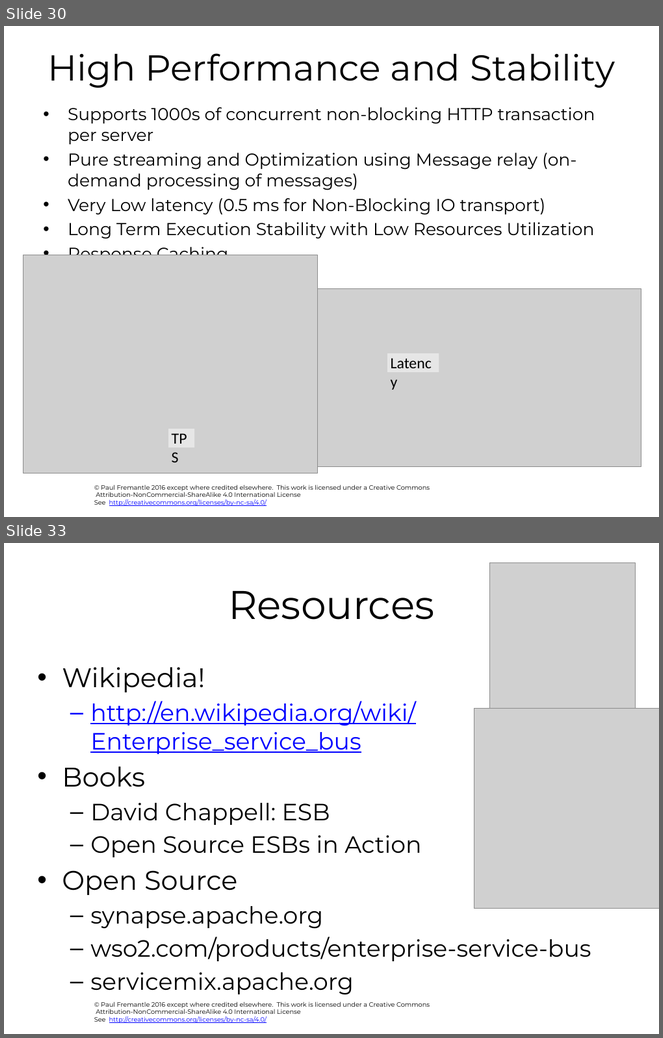
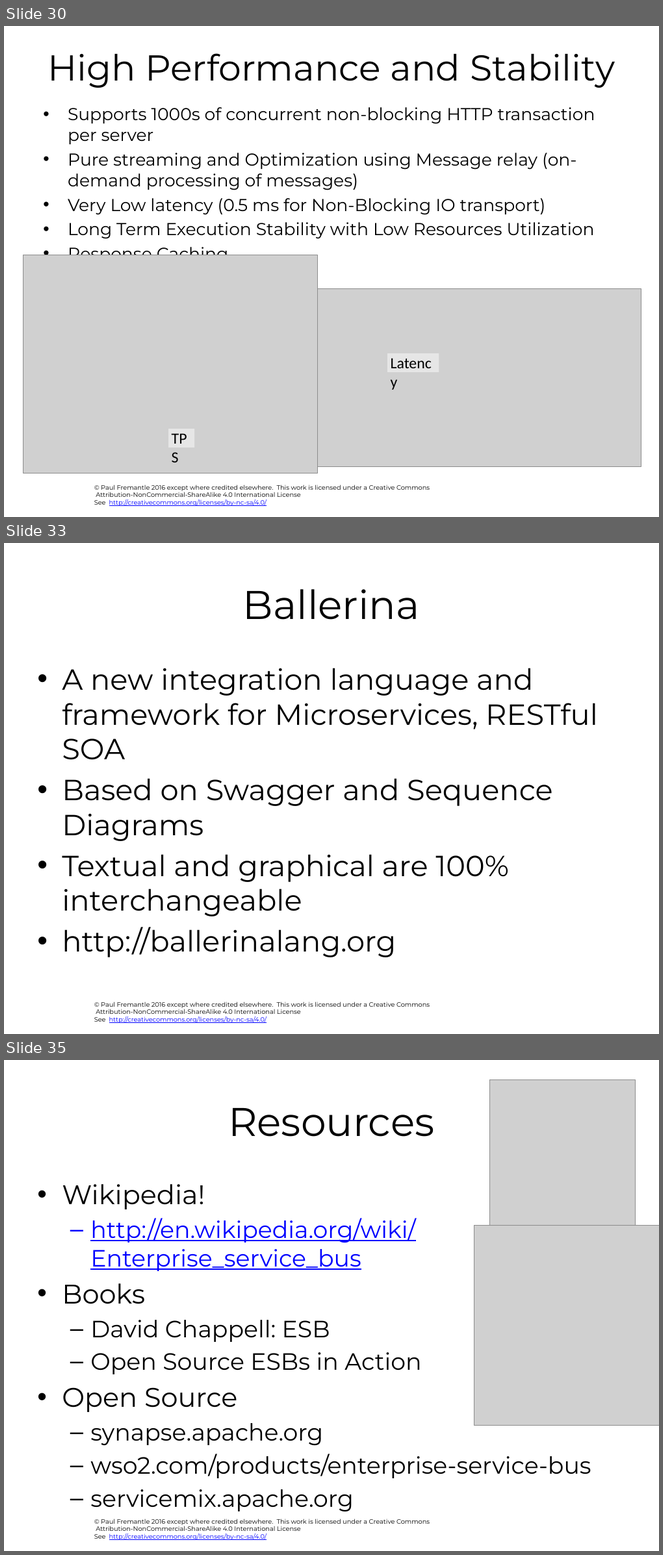
Before and after one commit to pzfreo/ox-soa, a slide deck: presentation-source/10-integration.pptx. Shown one above the other, each under a label of ours: slides 30 and 33 before the commit, slides 30, 33 and 35 after it; the slides between them are not shown. The pictures are 663x1038 and 663x1555 pixels, drawn with LibreOffice and Linux fonts; fonts in the diff are those of the drawing; grey boxes stand for pictures; background and template pictures are left out. Boxes give left, top, right and bottom in pixels: in the first picture for what was removed or moved away, otherwise in the second. Text is boxed around its words. In the diff, an @@ line names an element or a change of style, - is before the commit and + after.

```diff
--- a/presentation-source/10-integration.pptx
+++ b/presentation-source/10-integration.pptx
@@ slide 33 added at bbox=[4, 543, 659, 1034], background #FFFFFF; not listed: 1 template element that a slide beside it also shows @@
@@ title added at bbox=[243, 589, 420, 620], 44 pt, text #000000 @@
+Ballerina
@@ text added at bbox=[62, 668, 598, 958], 32 pt, text #000000 @@
+• A new integration language and framework for Microservices, RESTful SOA
+• Based on Swagger and Sequence Diagrams
+• Textual and graphical are 100% interchangeable
+• http://ballerinalang.org
@@ what was slide 33 is now slide 35 @@
```
Also in this commit, not shown: 3 slides changed, 1 other slide added, 31 other files.
